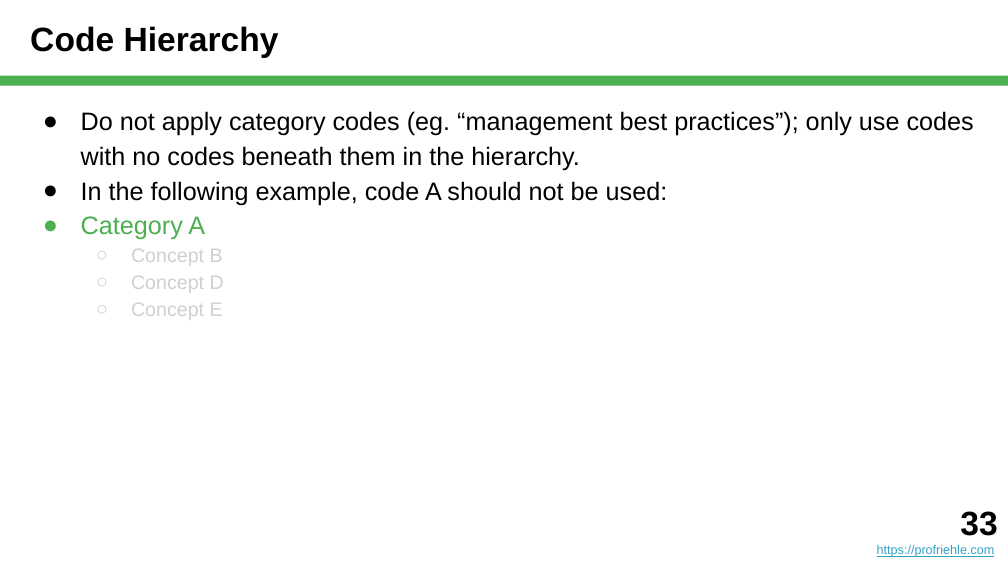
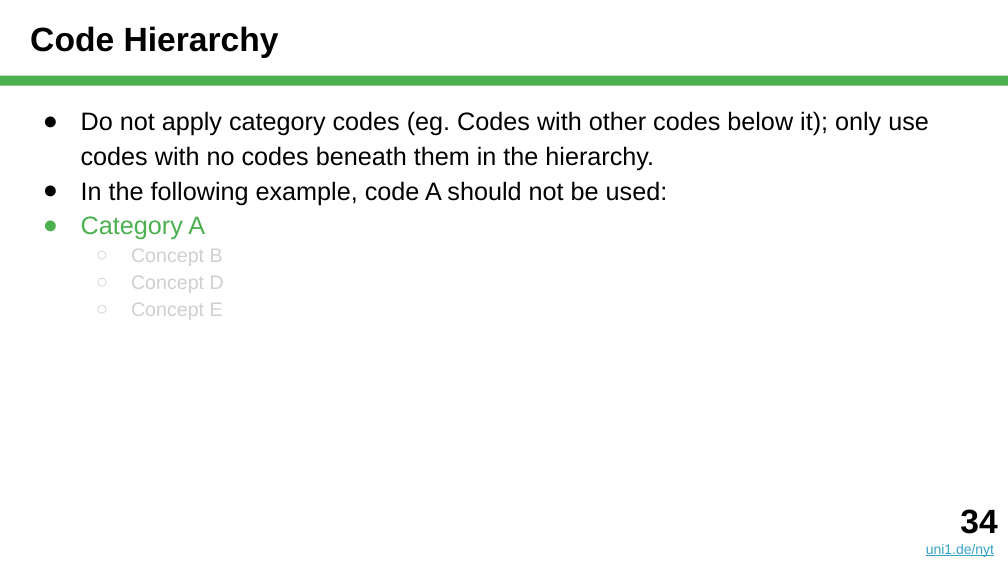
Before and after one commit to dirkriehle/nyt-course, a slide deck: slide 34 of Lecture slides/NYT B03 - Qualitative Data Analysis.pptx (slide 33 before the commit). Drawn at 1008x567 pixels with LibreOffice and Linux fonts; fonts in the diff are those of the drawing. Boxes give left, top, right and bottom in pixels: in the first picture for what was removed or moved away, otherwise in the second. Text is boxed around its words. In the diff, an @@ line names an element or a change of style, - is before the commit and + after.

```diff
--- a/Lecture slides/NYT B03 - Qualitative Data Analysis.pptx
+++ b/Lecture slides/NYT B03 - Qualitative Data Analysis.pptx
@@ text at [81,111,929,170]: text changed @@
-● Do not apply category codes (eg. “management best practices”); only use codes with no codes beneath them in the hierarchy.
+● Do not apply category codes (eg. Codes with other codes below it); only use codes with no codes beneath them in the hierarchy.
@@ text added at [926,509,997,557], 10 pt, text #34A3C5, underline @@
+34
+uni1.de/nyt
@@ text removed at [877,511,997,557] @@
-33
-https://profriehle.com
```
Also in this commit, not shown: 34 other slides changed, 2 slides added, 1 slide removed, 1 other file.
